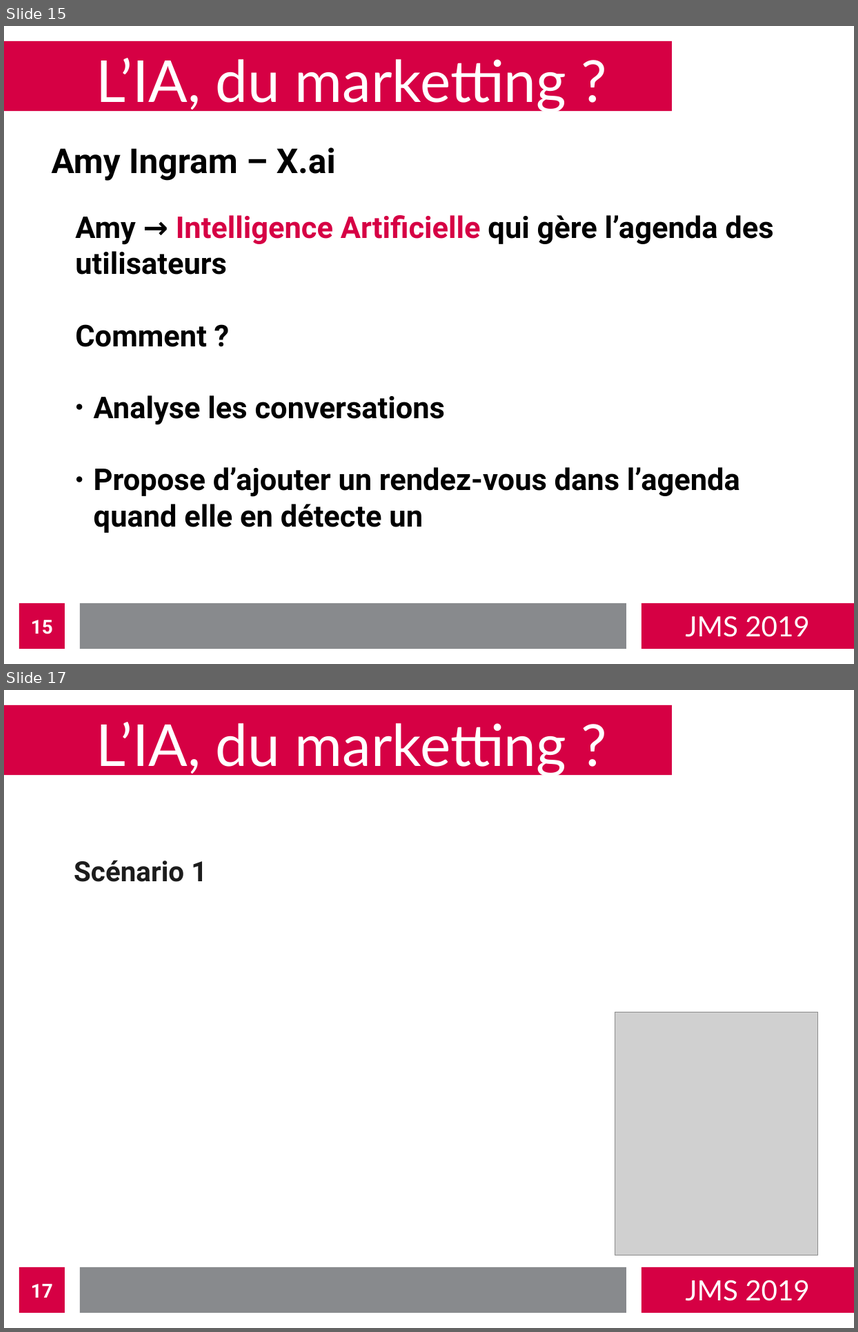
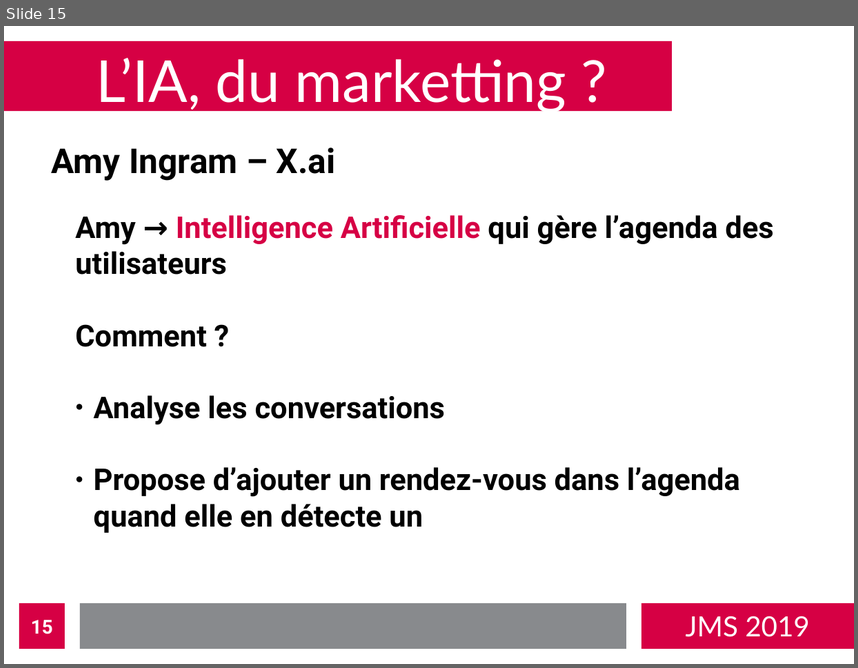
Before and after one commit to bastienvanderplaetse/JMS-2019, a slide deck: presentation.odp. Shown one above the other, each under a label of ours: slides 15 and 17 before the commit, slide 15 after it; the slides between them are not shown. The pictures are 858x1332 and 858x668 pixels, drawn with LibreOffice and Linux fonts; fonts in the diff are those of the drawing; grey boxes stand for pictures. Boxes give left, top, right and bottom in pixels: in the first picture for what was removed or moved away, otherwise in the second. Text is boxed around its words. In the diff, an @@ line names an element or a change of style, - is before the commit and + after.

```diff
--- a/presentation.odp
+++ b/presentation.odp
@@ slide 17 removed at bbox=[4, 690, 854, 1328], background #FFFFFF; not listed: 4 template elements that a slide beside it also shows @@
@@ title removed at bbox=[96, 722, 567, 777] @@
-L’IA, du marketting ?
@@ text removed at bbox=[74, 860, 207, 882] @@
-Scénario 1
@@ picture removed at bbox=[616, 1012, 818, 1255] @@
@@ page number removed at bbox=[19, 1267, 65, 1312] @@
-17
```
Also in this commit, not shown: 2 slides changed, 1 slide added, 5 other slides removed, 4 other files.
